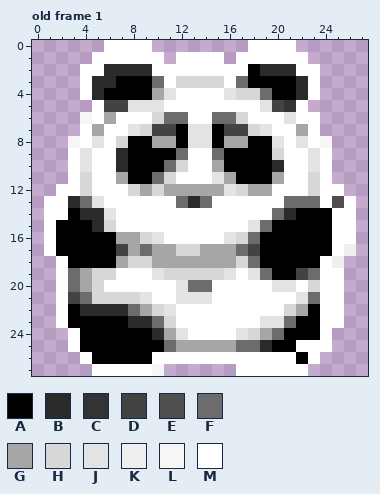
A animated GIF sprite gets an edit: gifs/waiting.gif. The first picture shows the starting point.
The file is 28x28 pixels. Colours within 5 levels of each other are drawn and written as one. Shown: old frame 1. The commit also changed other frames, which this record leaves out.
Palette (. is transparent): A #000000  B #2a2a2a  C #333333  D #434343  E #4f4f4f  F #6c6c6c  G #a6a6a6  H #d7d7d7  J #e3e3e3  K #efefef  L #f6f6f6  M #ffffff
Pixels before, old frame 1, first column x 1:
 0 .....MMMM........MMMM.....
 1 ....MMMMMM.MMMM.MMMMMM....
 2 ...MMBBBBMMMMMMMMABBBMM...
 3 ...MBBAAAFMHHHHMFAAAABM...
 4 ...MBAAAAGJMMMMJHHFAABM...
 5 ....MDDJJJMMMMMMMMJDCM....
 6 ...LMGMMMHFFMMFFHMMMJMM...
 7 ...MGMMJHDDAJJADDHJMMGM...
 8 ..LMJMHAAGGAJJAGGAAJMJML..
 9 ..MJMMBAAAAFMMFAAAAHMMJM..
10 ..MJMMBAAAFHMMGAAAABMMJM..
11 ..MHMMGAAFHMMMJGAAAGMMHM..
12 .MMHMMMHGHGGGGGJHGGMMMHMM.
13 MMBFJMMMMMMFBFMMMMMMFFFMEM
14 MMABBJMMMMMMMMMMMMMFBAAAMM
15 MAAABHMMMMMMMMMMMJFAAAAAMM
16 MAAAAAGGHJMMMMMJHFAAAAAAMM
17 MAAAAADGFGGHHGGGFDAAAAAAMK
18 .MAAAAGHHGGGGGGGHFAAAAAMK.
19 .MFGHHMMMJHHHHHJMJFAADFMM.
20 .MFGHMMMMMMJFFMMMMMJJMHMM.
21 .MDFHHHHJMMJJJMMMMMMMJFMM.
22 .MABBBBFGHJMMMMMMMMMHGAMM.
23 .MAAAAABBFHMMMMMMMJJFAAMM.
24 ..MAAAAAABGJMMMMJHGFAAAM..
25 ..MAAAAAAAFGGGGGFFBAAMMM..
26 ...MAAAAAMMMMMMMMMMMMAM...
27 ....MMMMML......MMMMMM....
After the commit:
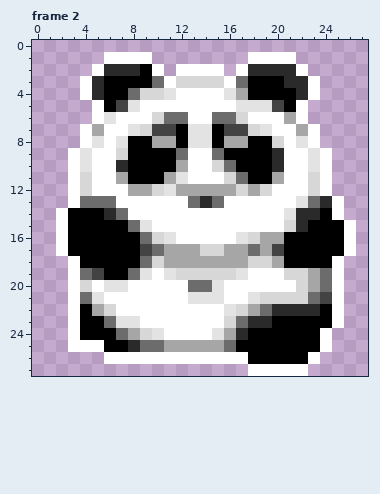
A new or re-ordered frame is compared with the old frame closest to it.
Change:
frames 1 -> 4
Frame 2 is new; against old frame 1:
y 0: x 6..9 MMMM -> ....; x 18..21 MMMM -> ....
y 1: x 5 M -> .; x 10 M -> .; x 12..15 MMMM -> ....; x 17 M -> .; x 22 M -> .
y 2: x 4 M -> .; x 9 B -> A; x 11 M -> .; x 16 M -> .; x 18 A -> B; x 23 M -> .
y 3: x 6 B -> A; x 21 A -> B
y 4: x 8..10 AAG -> FHH; x 17..19 HHF -> GAA
y 5: x 6 D -> A; x 9..10 JJ -> MM; x 17..18 MM -> JJ; x 21 C -> A
y 6: x 4 L -> .; x 6 G -> J; x 21 J -> G; x 23 M -> .
y 8: x 3 L -> .; x 7 H -> J; x 20 J -> H; x 24 L -> .
y 9: x 7 B -> H; x 20 H -> B
y 10: x 11..12 FH -> AG; x 15..16 GA -> HF
y 11: x 10..12 FHM -> AGJ; x 15..17 JGA -> MHF
y 12: x 2 M -> .; x 8 H -> G; x 11 G -> J; x 16 J -> G; x 19 G -> H; x 25 M -> .
y 13: x 1..3 MMB -> ..M; x 5..6 JM -> FF; x 12..15 FBFM -> MFBF; x 21..22 FF -> MJ; x 24..26 MEM -> BM.
y 14: x 1 M -> .; x 4..7 BBJM -> AABF; x 20..23 FBAA -> MJBB; x 26 M -> .
y 15: x 1..2 MA -> .M; x 5..9 BHMMM -> AAAFJ; x 18..22 JFAAA -> MMMHB; x 25 M -> A
y 16: x 1..2 MA -> .M; x 7..11 GGHJM -> AAFHJ; x 16..20 JHFAA -> MJHGG; x 25 M -> A
y 17: x 1..2 MA -> .M; x 7..10 DGFG -> AADF; x 12..15 HHGG -> GGHH; x 17..20 FDAA -> GFGD; x 25..26 MK -> AM
y 18: x 2..3 MA -> .M; x 7..10 GHHG -> AAFH; x 17..20 HFAA -> GHHG; x 24..25 MK -> AM
y 19: x 2..11 MFGHHMMMJH -> .MFDAAFJMJ; x 16..24 JMJFAADFM -> HJMMMHHGF
y 20: x 2..7 MFGHMM -> .MHMJJ; x 12 J -> M; x 15 M -> J; x 20..24 JJMHM -> MMHGF
y 21: x 2..3 MD -> .M; x 5..9 HHHHJ -> JMMMM; x 12 J -> M; x 15 M -> J; x 18..22 MMMMJ -> JHHHH; x 24 M -> D
y 22: x 2..11 MABBBBFGHJ -> .MAGHMMMMM; x 16..24 MMMMMHGAM -> JHGFBBBBA
y 23: x 2..3 MA -> .M; x 6..11 AABBFH -> FJJMMM; x 16..21 MMMJJF -> HFBBAA; x 24 M -> A
y 24: x 7..12 AAABGJ -> FGHJMM; x 15..20 MMJHGF -> JGBAAA
y 25: x 4..5 AA -> MM; x 8..11 AAAF -> BFFG; x 16..19 GFFB -> FAAA; x 22..23 MM -> AA
y 26: x 4..9 MAAAAA -> ..MMMM; x 18..21 MMMM -> AAAA
y 27: x 5..10 MMMMML -> ......; x 17 M -> .
